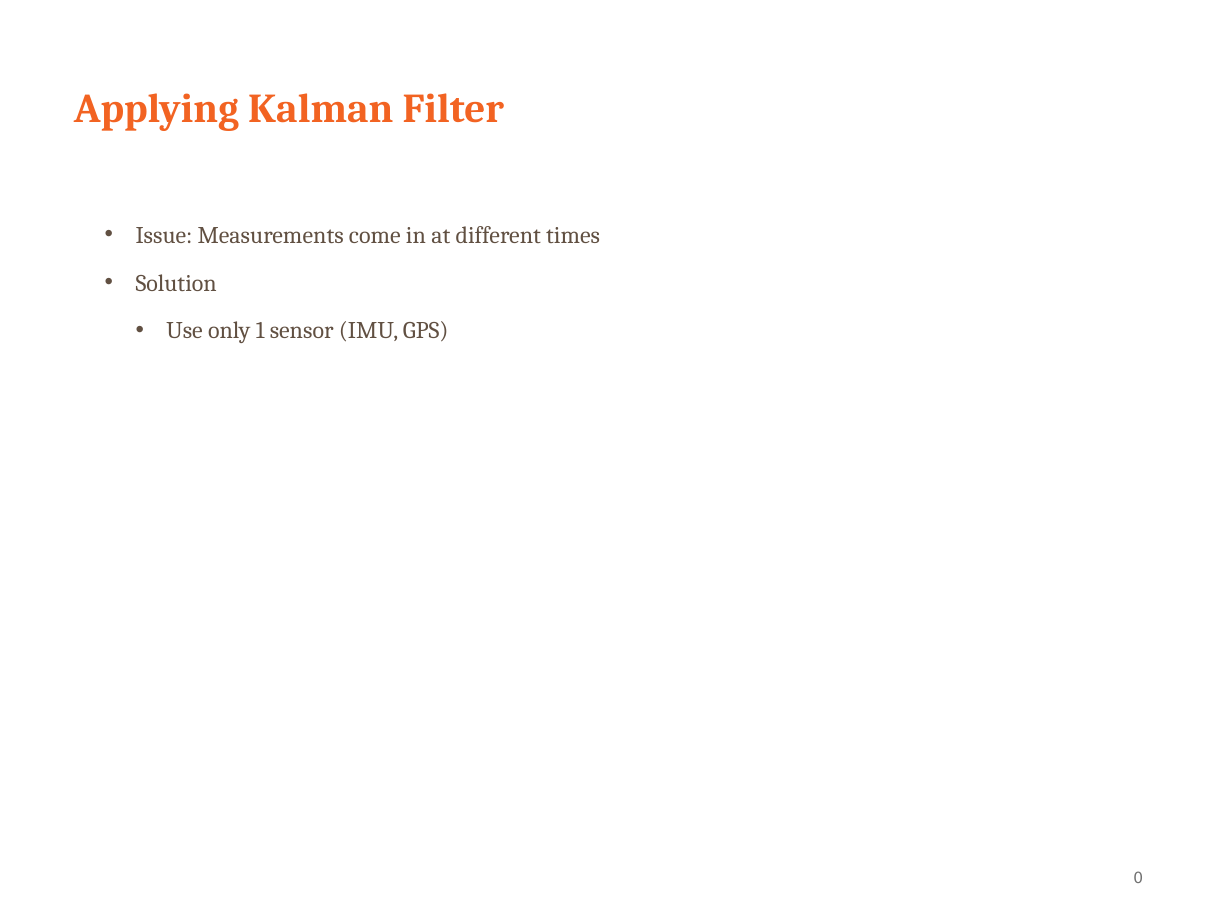
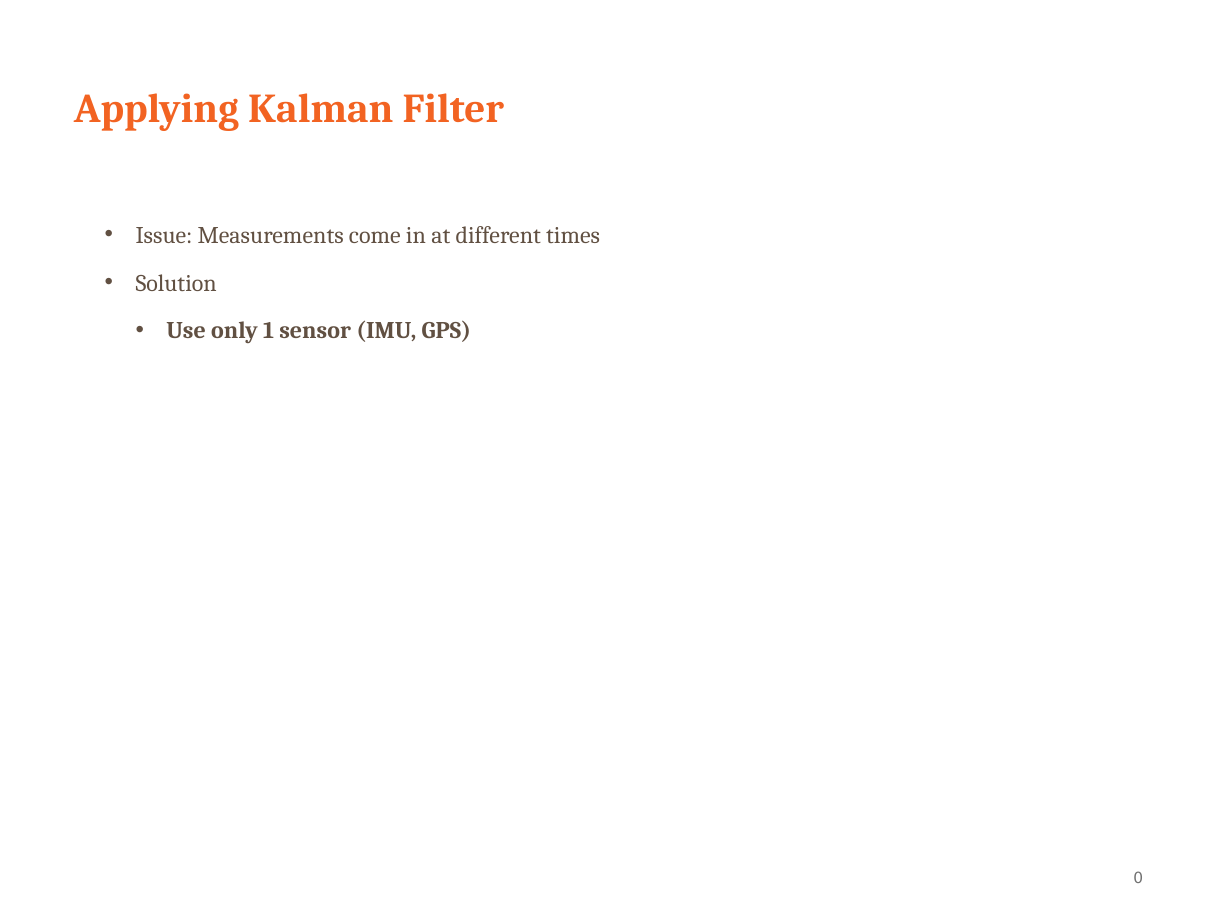
Before and after one commit to AmmarKothari/CE661_KinPosNav, a slide deck: slide 1 of Project/Final Project_KPN_Ammar.pptx. Drawn at 1232x924 pixels with LibreOffice and Linux fonts; fonts in the diff are those of the drawing; background and template pictures are left out. Boxes give left, top, right and bottom in pixels: in the first picture for what was removed or moved away, otherwise in the second. Text is boxed around its words. In the diff, an @@ line names an element or a change of style, - is before the commit and + after.

```diff
--- a/Project/Final Project_KPN_Ammar.pptx
+++ b/Project/Final Project_KPN_Ammar.pptx
@@ text at <box>166,320,471,344</box>: bold on in "Use only 1 sensor (IMU, GPS)" @@
```
Also in this commit, not shown: 7 other slides changed, 1 slide removed, 21 other files.
